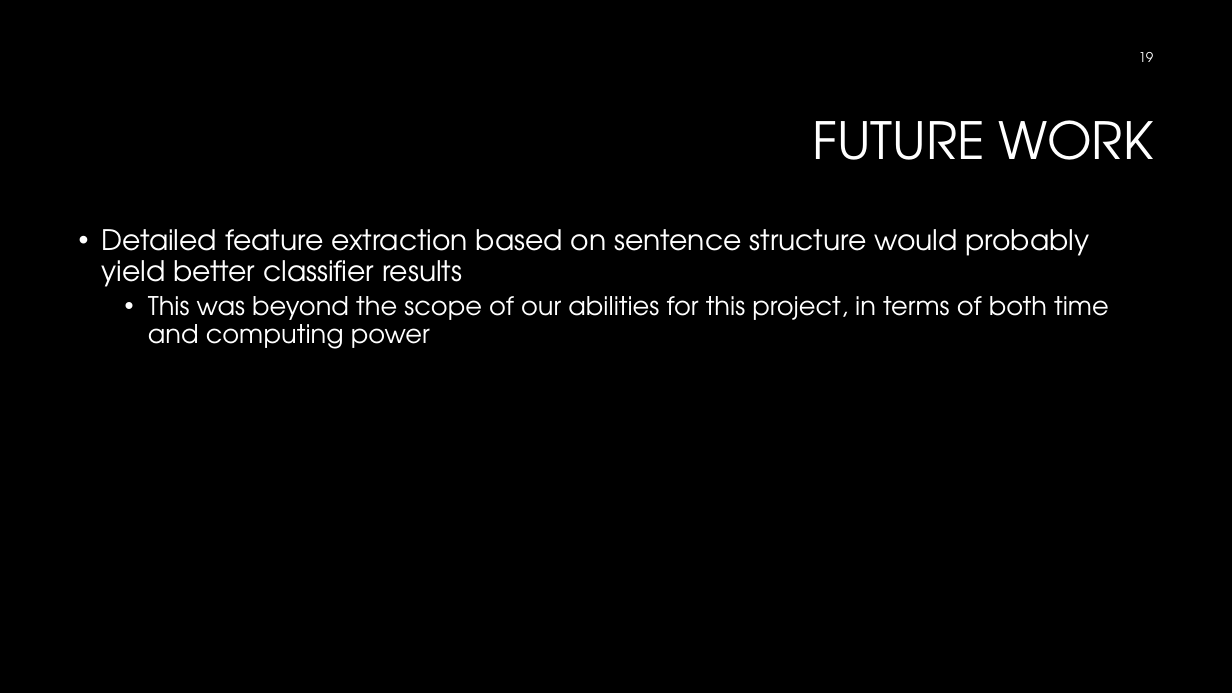
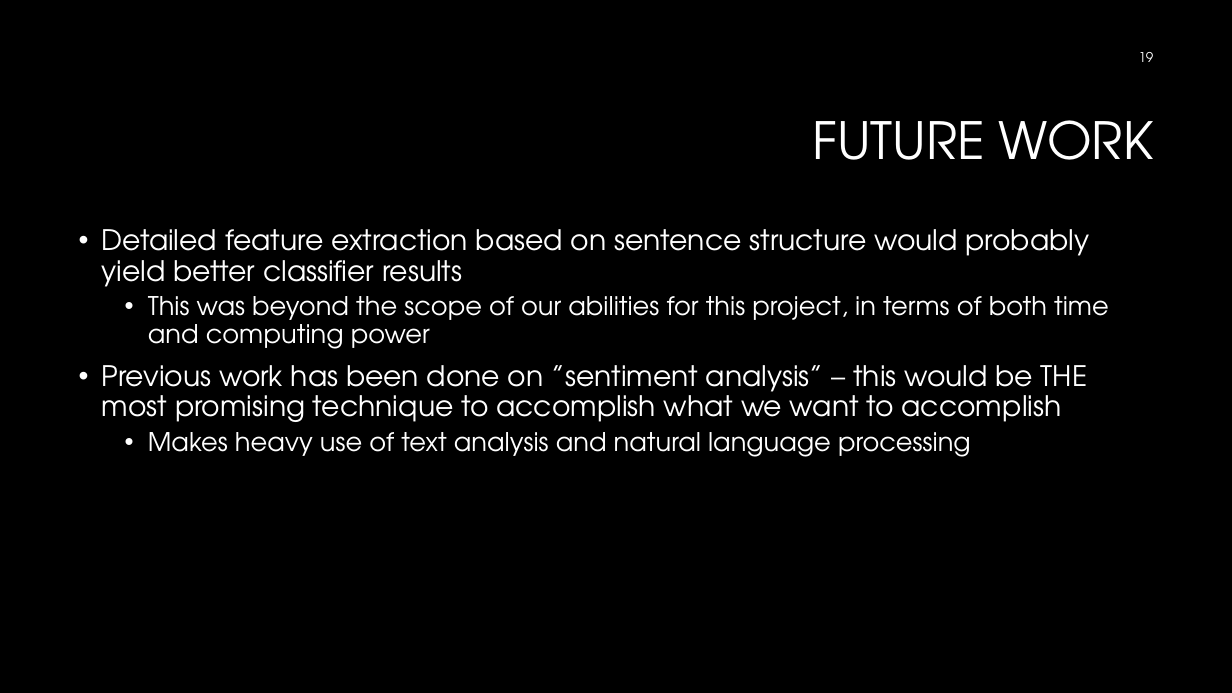
Before and after one commit to nphtan/COSC522, a slide deck: slide 19 of presentation.pptx. Drawn at 1232x693 pixels with LibreOffice and Linux fonts; fonts in the diff are those of the drawing; background and template pictures are left out. Boxes give left, top, right and bottom in pixels: in the first picture for what was removed or moved away, otherwise in the second. Text is boxed around its words. In the diff, an @@ line names an element or a change of style, - is before the commit and + after.

```diff
--- a/presentation.pptx
+++ b/presentation.pptx
@@ text at (102,365,1087,457): paragraphs added @@
+• Previous work has been done on ”sentiment analysis” – this would be THE most promising technique to accomplish what we want to accomplish
+  • Makes heavy use of text analysis and natural language processing
```
Also in this commit, not shown: 2 other files.
